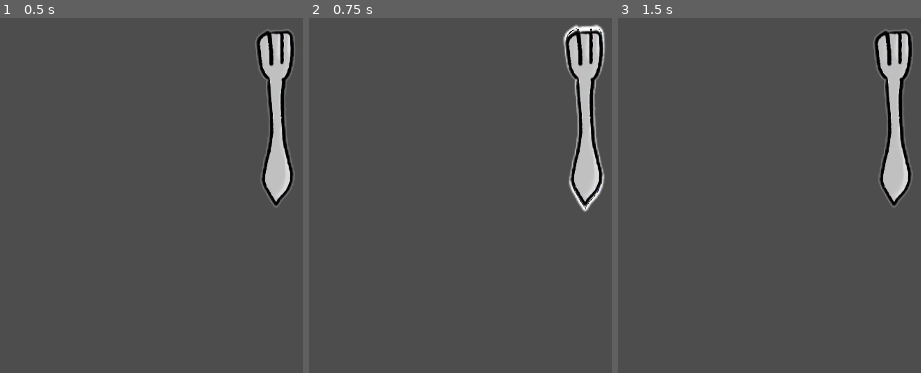
Above: before the commit, frames 1-3 (left to right).
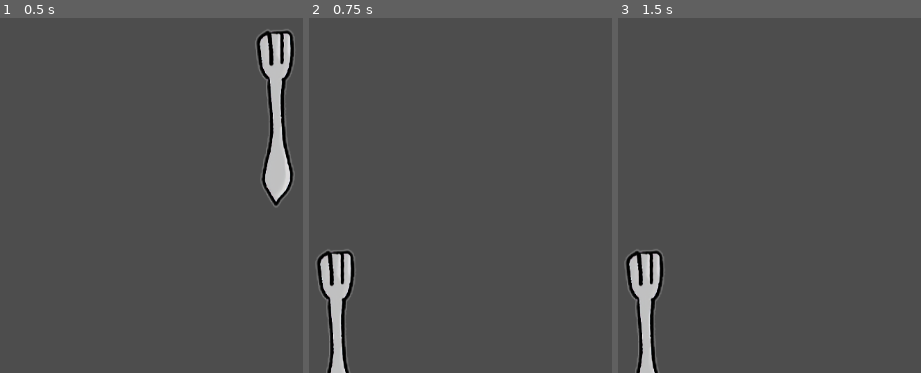
Above: after the commit, the same moments.

Repository: rocketCarlos/WhatsInTheWardrobe
Game: Godot game, scene res://scenes/GenericItem/generic_item.tscn
Two runs of this game, one before a commit and one after it. Both use one fixed random seed, a clock stepped at 60 frames per second and the inputs below. The project has no main scene, so this scene is started directly.
Inputs (mouse positions are in pixels of both pictures, inside the frame that each line leads up to):
- Up to frame 1 (0.5 s): no input
- Up to frame 2 (0.75 s): tap Enter at 0.5 s; move the mouse to (584, 120) at 0.52 s; click (584, 120) at 0.6 s
- Up to frame 3 (1.5 s): tap Space at 1.25 s; move the mouse to (751, 170) at 1.27 s; click (751, 170) at 1.35 s

Frame 1 is identical in both runs. In frame 2, 7.1% of the frame differs, in the area x 1-98%, y 1-100%; in frame 3, 6.5%.

Commit message:
Items can go to inventory

Diff:
--- a/autoloads/ItemManager/item_manager.gd
+++ b/autoloads/ItemManager/item_manager.gd
@@ -3,10 +3,15 @@
 '''
 ItemManager
 
-Autoloaded scene that serves as a container for all the items in the game and as a global interface
-for other nodes to emit and recieve signals from/to items.
+Autoloaded scene that serves as a global interface for other nodes to communicate with the
+inventory system
 '''
 
+#region scene nodes
+@onready var _inventory = $Inventory
+#endregion
+
+#region globals
 enum ROOMS {
 	LIVING,
 	KITCHEN,
@@ -16,3 +21,20 @@
 	KIDS,
 	NONE
 }
+
+# reference to the item that is currently selected
+var selected_item: Node = null
+#endregion
+
+#region inventory interaction
+enum INVENTORY_STATUS {
+	ACCEPTED,
+	REJECTED
+}
+
+# function called by items to request being transferred into the inventory
+func to_inventory(item: Node) -> Dictionary:
+	return _inventory.to_inventory(item)
+
+
+#endregion
--- a/autoloads/ItemManager/item_manager.tscn
+++ b/autoloads/ItemManager/item_manager.tscn
@@ -7,15 +7,3 @@
 script = ExtResource("1_pinau")
 
 [node name="Inventory" parent="." instance=ExtResource("2_71x0o")]
-
-[node name="Corridor" type="Node" parent="."]
-
-[node name="Entrance" type="Node" parent="."]
-
-[node name="Kids" type="Node" parent="."]
-
-[node name="Kitchen" type="Node" parent="."]
-
-[node name="Living" type="Node" parent="."]
-
-[node name="Mums" type="Node" parent="."]
--- a/scenes/GenericItem/generic_item.gd
+++ b/scenes/GenericItem/generic_item.gd
@@ -33,7 +33,23 @@
 
 # Called every frame. 'delta' is the elapsed time since the previous frame.
 func _process(delta: float) -> void:
-	pass
+	# manage item interactions
+	if Input.is_action_just_pressed("Interact") and mouse_in_collider:
+		if not in_inventory: # request going to the inventory
+			var response = ItemManager.to_inventory(self)
+
+			if response.status == ItemManager.INVENTORY_STATUS.ACCEPTED: # there's room
+				in_inventory = true
+				position = response.position
+		else: # already in inventory, manage selections
+			if ItemManager.selected_item == self: # item is already selected, unselect
+				ItemManager.selected_item = null
+				highlight.hide()
+			else: # item is not selected, select self
+				if ItemManager.selected_item:
+					ItemManager.selected_item.highlight.hide()
+				ItemManager.selected_item = self
+				highlight.show()
 
 #endregion
 
@@ -57,7 +73,8 @@
 
 
 func _on_hitbox_mouse_exited() -> void:
-	highlight.hide()
+	if ItemManager.selected_item != self: # if item is selected, it is always highlighted
+		highlight.hide()
 	mouse_in_collider = false
 
 
--- a/scenes/Inventory/inventory.gd
+++ b/scenes/Inventory/inventory.gd
@@ -5,6 +5,14 @@
 
 Node that defines the inventory system.
 '''
+
+#region scene nodes
+@onready var slot_1 = $Slot1
+@onready var slot_2 = $Slot2
+@onready var slot_3 = $Slot3
+@onready var slot_4 = $Slot4
+@onready var slot_5 = $Slot5
+#endregion
 
 #region attributes
 # inventory's size
@@ -22,17 +30,26 @@
 
 # reference to the items stored in the inventory
 var inventory_items: Array[Node]
+var inventory_positions: Array[Vector2]
 #endregion
 
 #region ready, process and restart
 # function called when the game is restarted to set up all parameters to their initial values
 func restart() -> void:
 	stored = 0
-	inventory_items = []
+
+	for i in range(MAX_INVENTORY):
+		inventory_items.push_back(null)
 
 # Called when the node enters the scene tree for the first time.
 func _ready() -> void:
-	pass # Replace with function body.
+	restart()
+	# add slot positions
+	inventory_positions.push_back(slot_1.position)
+	inventory_positions.push_back(slot_2.position)
+	inventory_positions.push_back(slot_3.position)
+	inventory_positions.push_back(slot_4.position)
+	inventory_positions.push_back(slot_5.position)
 
 
 # Called every frame. 'delta' is the elapsed time since the previous frame.
@@ -41,6 +58,21 @@
 
 #endregion
 
+#region interaction functions
+# function called by items when they want to go to the inventory
+# if there is room for the calling item, it is included into the inventory and
+# a signal with the information is given to update the item's attributes
+func to_inventory(item: Node) -> Dictionary:
+	if not is_full: # there is room for the item
+		inventory_items[stored] = item
+		var position = inventory_positions[stored]
+		stored += 1
+		return { "status": ItemManager.INVENTORY_STATUS.ACCEPTED, "position": position }
+	else: # there is no room for the item
+		return { "status": ItemManager.INVENTORY_STATUS.REJECTED, "position": null }
+
+#endregion
+
 #region signal functions
 
 #endregion
